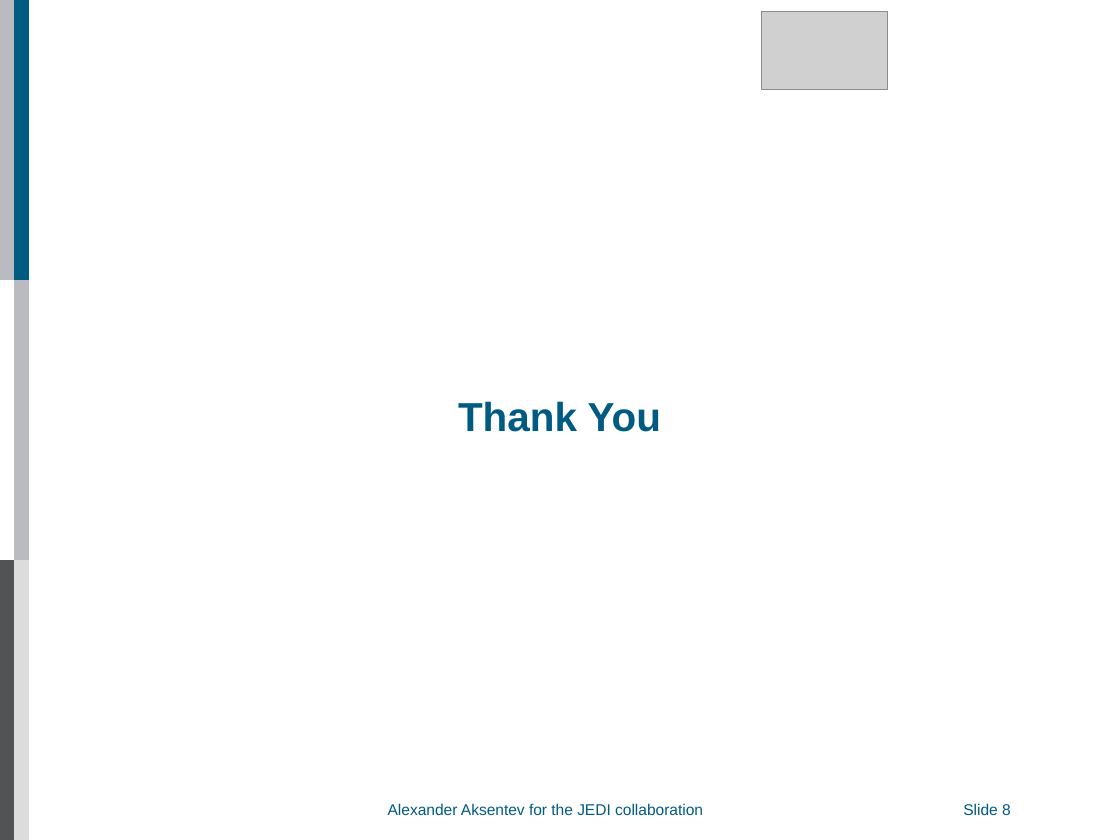
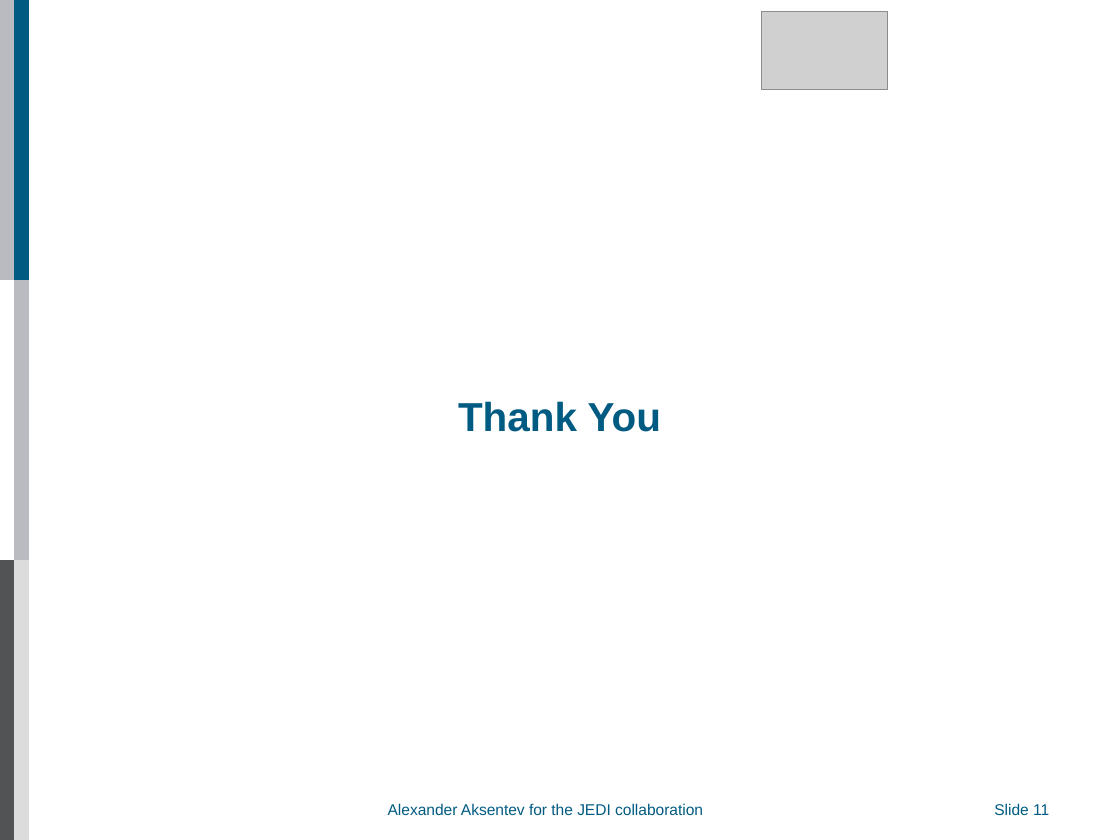
Before and after one commit to AlexAksentyev/EDM, a slide deck: slide 11 of Reports/DPG/DPG_proto.ppt (slide 8 before the commit). Drawn at 1120x840 pixels with LibreOffice and Linux fonts; fonts in the diff are those of the drawing; grey boxes stand for pictures; background and template pictures are left out. Boxes give left, top, right and bottom in pixels: in the first picture for what was removed or moved away, otherwise in the second. Text is boxed around its words. In the diff, an @@ line names an element or a change of style, - is before the commit and + after.

```diff
--- a/Reports/DPG/DPG_proto.ppt
+++ b/Reports/DPG/DPG_proto.ppt
@@ page number at bbox=[994, 803, 1049, 815]: text changed @@
-Slide 8
+Slide 11
@@ page number: place and size @@
-page number at bbox=[963, 800, 1073, 819]
+page number at bbox=[995, 800, 1104, 819]
```
Also in this commit, not shown: 7 other slides changed, 3 slides added, 1 slide removed, 5 other files.
